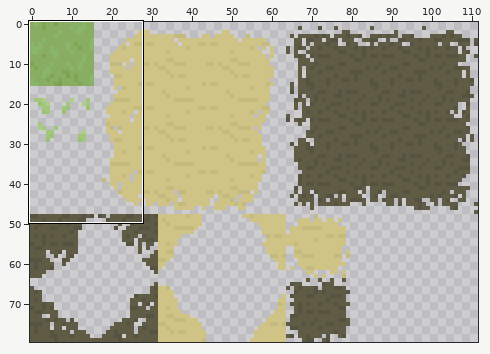
Two states of a pixel-art file, Creative/Art/Environment/Tilesets_grass_mud_sand.aseprite. Above, an overview of the earlier version with the close-up marked.
Close-up. Before:
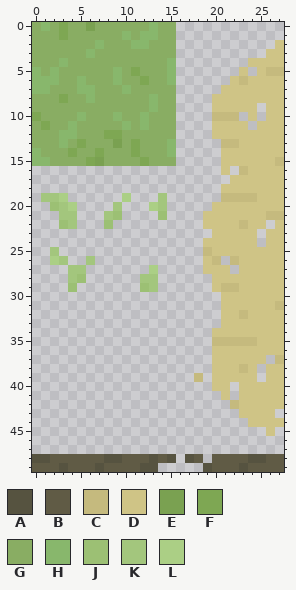
112x80 pixels, 1 frame. Colours within 5 levels of each other are drawn and written as one. Shown: x 0..27, y 0..49.
Palette (. is transparent): A #565340  B #605b45  C #c5ba7e  D #cfc486  E #7aa151  F #7ea753  G #89ad63  H #88b76c  J #9cc074  K #a3c67d  L #abcf85
Once edited:
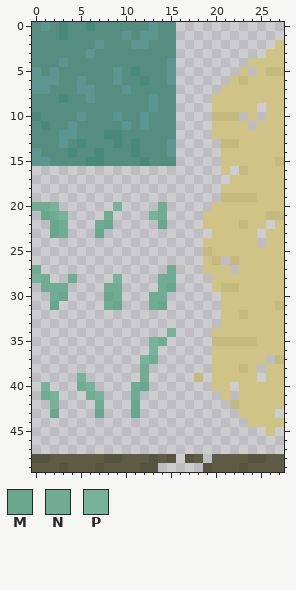
Colours new in this view: M #68a68d  N #70ab94  P #77b29c
The exact change:
@@ palette @@
-F #7ea753
+F #48897a
-G #89ad63
+G #558e81
-H #88b76c
+H #5c9691
--- layers "Mud", "grass"
@@ x 4..8 @@
- 0 GGEGG
+ 0 GGFGG
  1 GGGGG
@@ x 5..11 @@
 12 GGGFFGG
-13 FGGGEGF
+13 FGGGFGF
 14 GGFGGGF
-15 GFEGGGG
+15 GFFGGGG
 16 .......
@@ x 0..17 @@
 18 ..................
-19 .KKL......L...K...
-20 ..JKL....K...LK...
-21 ...KK...KJ....J...
-22 ...JK...J.........
-23 ..................
+19 ..................
+20 NNP......P....N...
+21 .MNP....N....PN...
+22 ..MN...NM.....M...
+23 ..MN...M..........
 24 ..................
-25 ..K...............
-26 ..LK..K...........
-27 ....KK.......L....
-28 ....KJ......KK....
-29 ....J.......JK....
-30 ..................
-31 ..................
+25 ..................
+26 ..................
+27 N..............N..
+28 PN..N....P....NN..
+29 .NNN....NN....NM..
+30 ..NM....MN...NN...
+31 ..M.....NM...NM...
 32 ..................
 33 ..................
-34 ..................
-35 ..................
-36 ..................
-37 ..................
-38 ..................
-39 ..................
-40 ..................
-41 ..................
-42 ..................
-43 ..................
+34 ...............P..
+35 .............PN...
+36 .............P....
+37 ............PN....
+38 ............N.....
+39 .....P......N.....
+40 .P...NP....NM.....
+41 .NP...NP...N......
+42 ..P....N...M......
+43 ..M....M...M......
 44 ..................
Boxes around the changes in both close-ups, in picture pixels (x1, y1, x2, y2):
changed: (32, 22, 176, 418)
